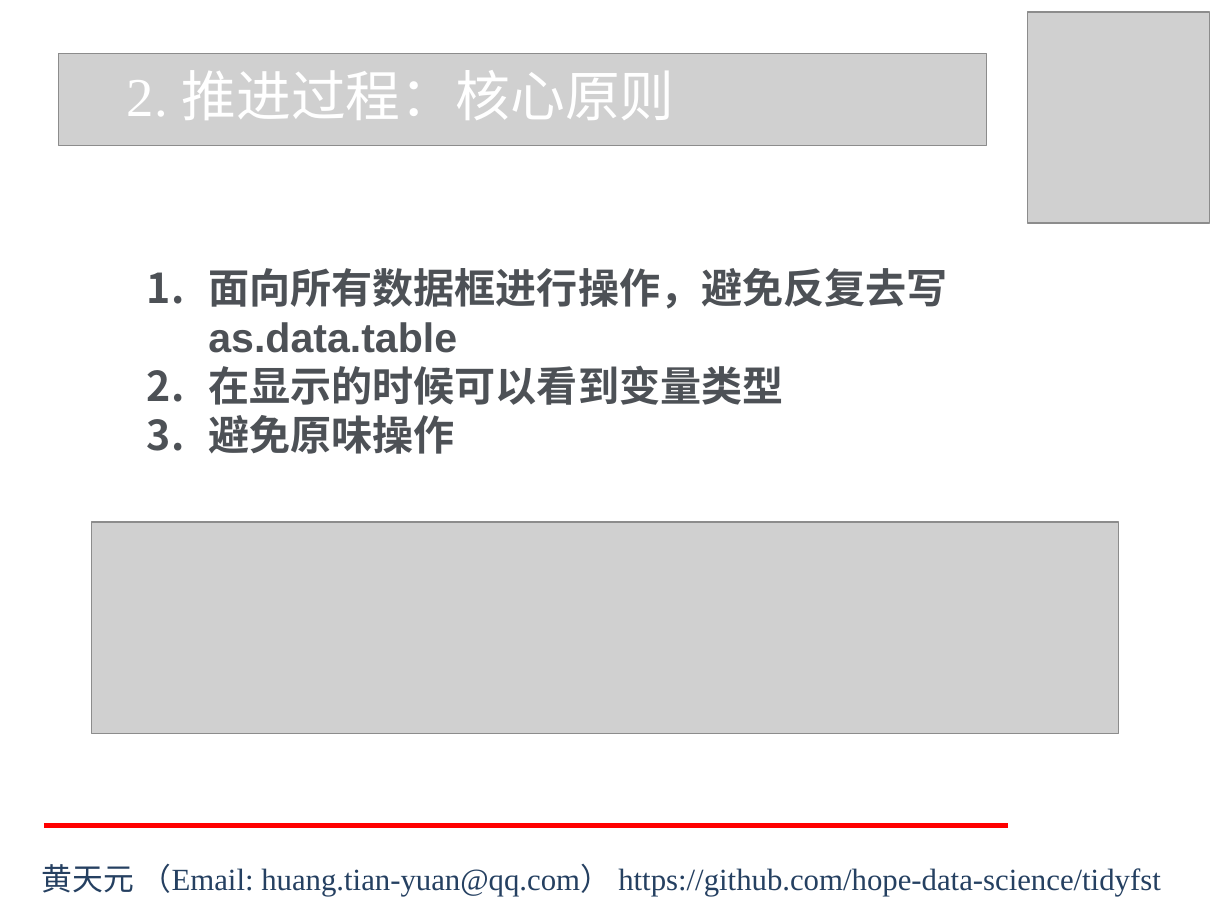
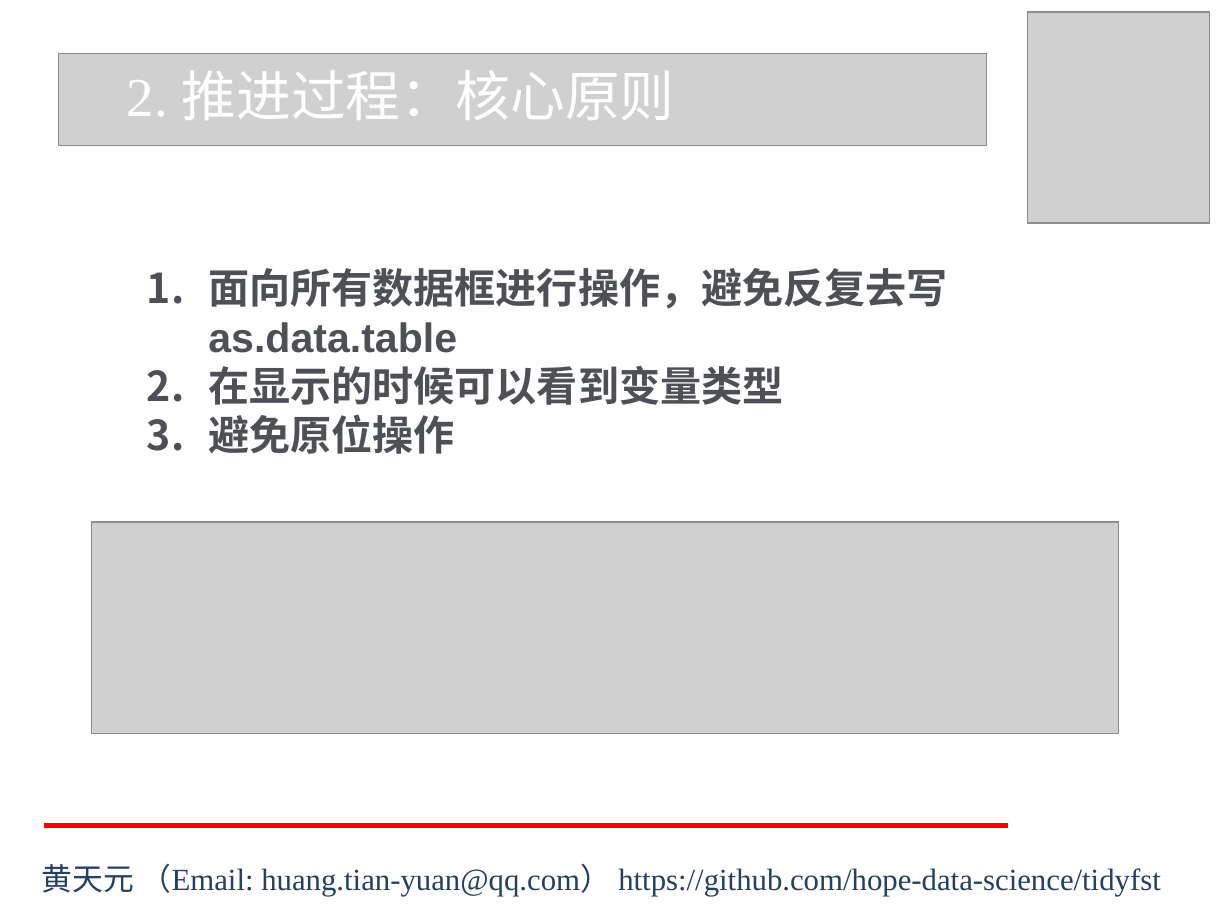
Before and after one commit to hope-data-science/tidyfst, a slide deck: slide 13 of docs/tidyfst-Rconf.pptx. Drawn at 1232x924 pixels with LibreOffice and Linux fonts; fonts in the diff are those of the drawing; grey boxes stand for pictures. Boxes give left, top, right and bottom in pixels: in the first picture for what was removed or moved away, otherwise in the second. Text is boxed around its words. In the diff, an @@ line names an element or a change of style, - is before the commit and + after.

```diff
--- a/docs/tidyfst-Rconf.pptx
+++ b/docs/tidyfst-Rconf.pptx
@@ text at bbox=[208, 414, 454, 454]: text changed @@
-3. 避免原味操作
+3. 避免原位操作
```
Also in this commit, not shown: 1 other slide changed.
